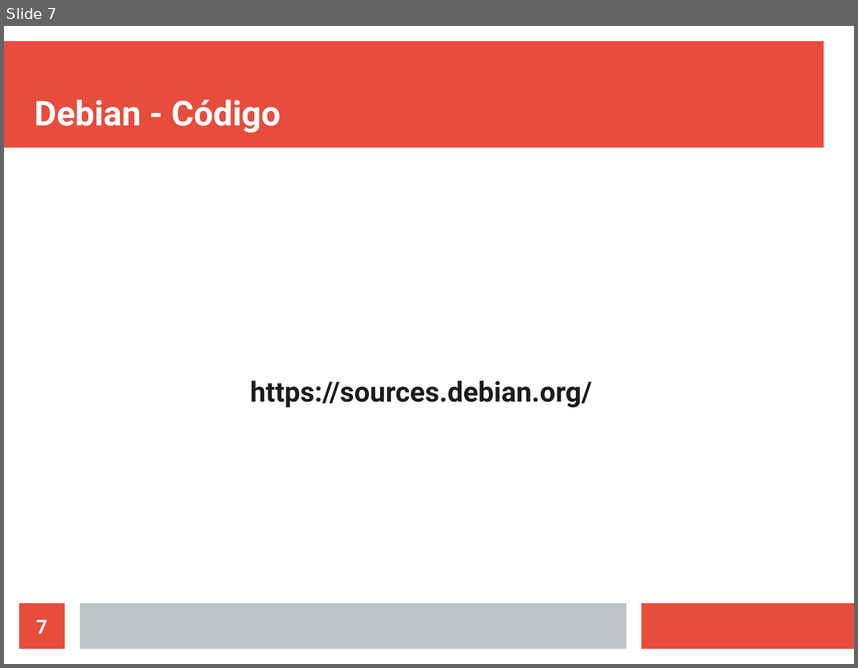
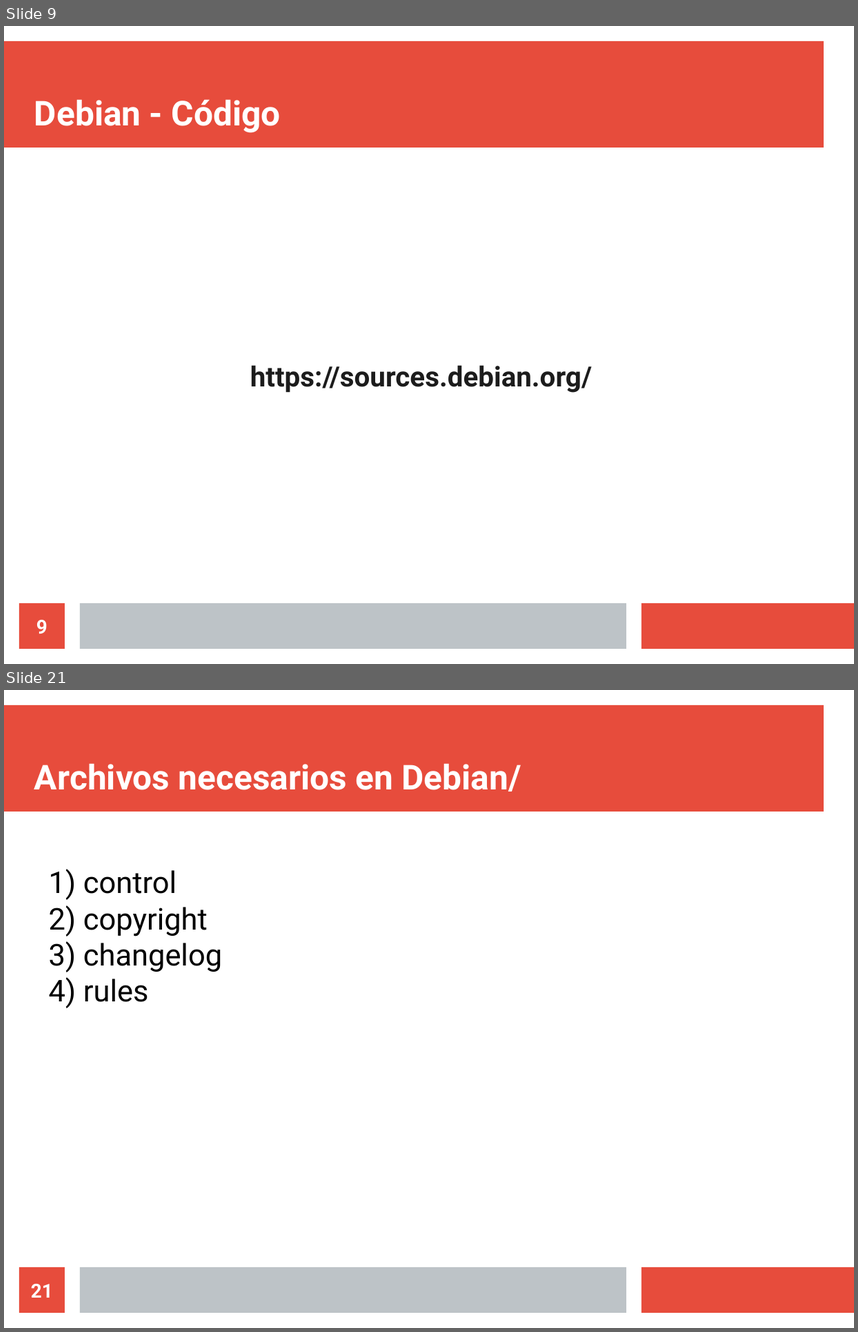
Before and after one commit to eamanu/Talks, a slide deck: 2019/EILAR/talleres/Debian/DebianPackagingIntro.odp. Shown one above the other, each under a label of ours: slide 7 before the commit, slides 9 and 21 after it; the slides between them are not shown. The pictures are 858x668 and 858x1332 pixels, drawn with LibreOffice and Linux fonts; fonts in the diff are those of the drawing. Boxes give left, top, right and bottom in pixels: in the first picture for what was removed or moved away, otherwise in the second. Text is boxed around its words. In the diff, an @@ line names an element or a change of style, - is before the commit and + after.

Commit message:
Taller Debian finalizado

```diff
--- a/2019/EILAR/talleres/Debian/DebianPackagingIntro.odp
+++ b/2019/EILAR/talleres/Debian/DebianPackagingIntro.odp
@@ slide 21 added at (x1=4, y1=690, x2=854, y2=1328), background #FFFFFF; not listed: 3 template elements that a slide beside it also shows @@
@@ title added at (x1=34, y1=763, x2=522, y2=791), 32 pt, text #FFFFFF, bold @@
+Archivos necesarios en Debian/
@@ text added at (x1=83, y1=870, x2=222, y2=1002), 28 pt, text #000000 @@
+1) control
+2) copyright
+3) changelog
+4) rules
@@ page number added at (x1=19, y1=1267, x2=65, y2=1312), fill #E74C3C, 18 pt, text #FFFFFF, bold @@
+21
@@ what was slide 7 is now slide 9 @@
@@ slide 9 changed as well @@
@@ text "https://sources.debian.org/" moved from (x1=250, y1=380, x2=592, y2=408) to (x1=250, y1=365, x2=592, y2=392) @@
@@ page number at (x1=36, y1=619, x2=47, y2=633): text changed @@
-7
+9
```
Also in this commit, not shown: 17 other slides added.
